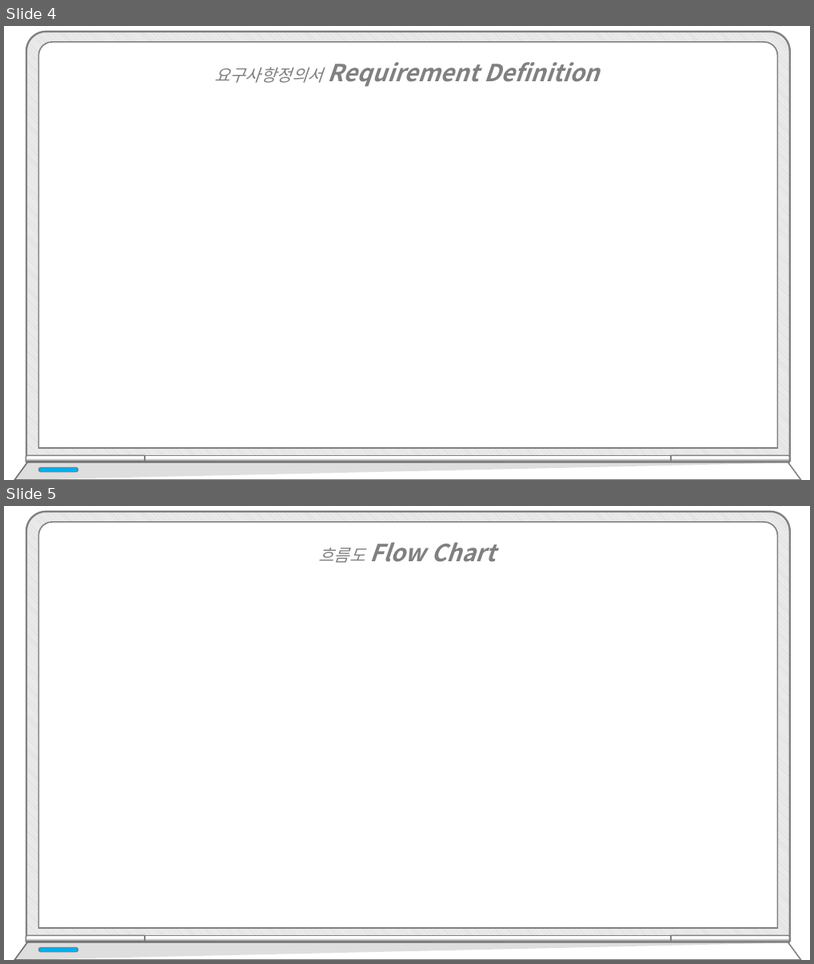
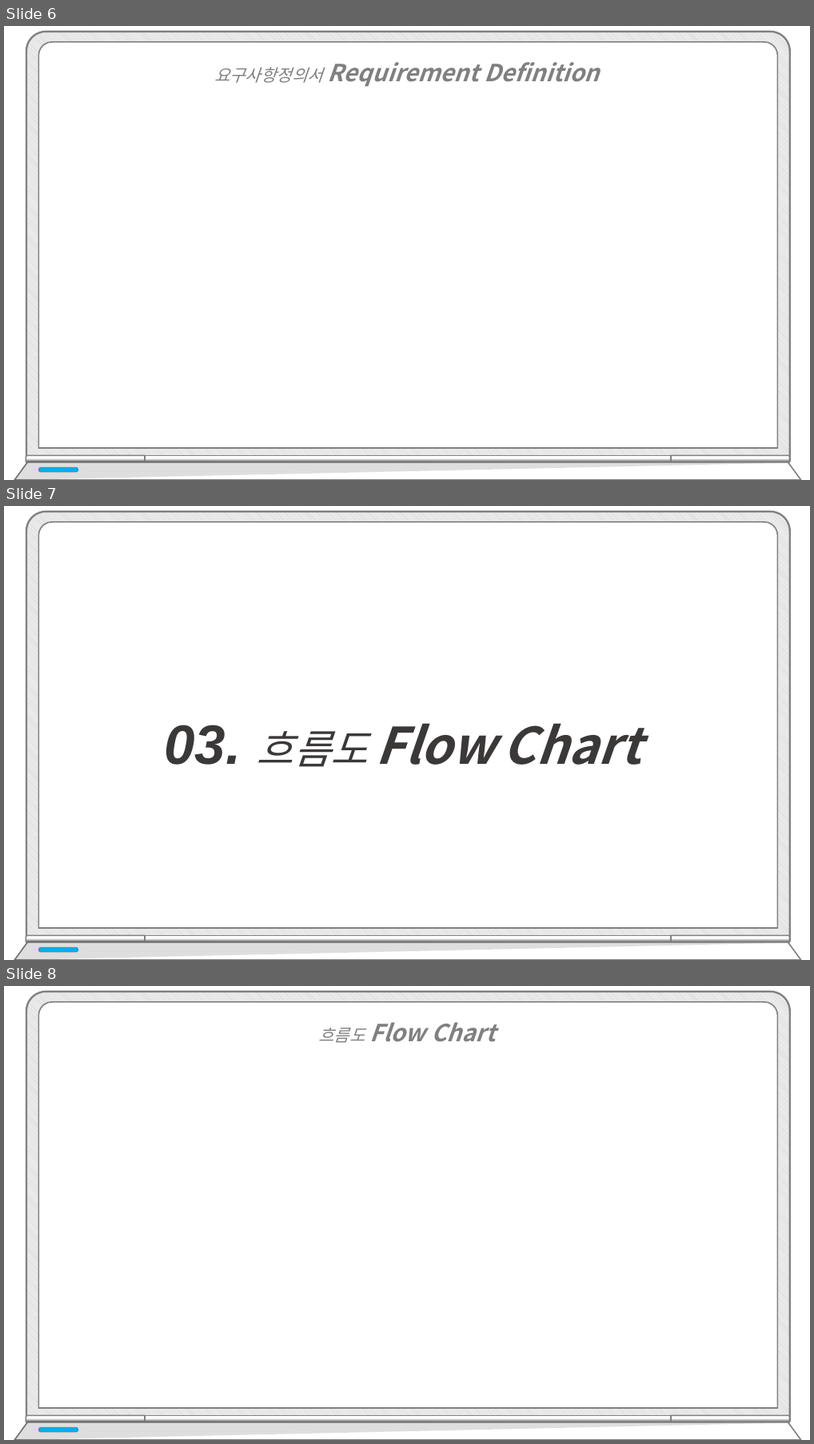
Before and after one commit to hhsw07/ezen-academy-projects, a slide deck: WebContent/발표/프로젝트5.pptx. Shown one above the other, each under a label of ours: slides 4 and 5 before the commit, slides 6, 7 and 8 after it. The pictures are 814x964 and 814x1444 pixels, drawn with LibreOffice and Linux fonts; fonts in the diff are those of the drawing; background and template pictures are left out. Boxes give left, top, right and bottom in pixels: in the first picture for what was removed or moved away, otherwise in the second. Text is boxed around its words. In the diff, an @@ line names an element or a change of style, - is before the commit and + after.

```diff
--- a/WebContent/발표/프로젝트5.pptx
+++ b/WebContent/발표/프로젝트5.pptx
@@ slide 7 added at [4, 506, 810, 960], background #FFFFFF @@
@@ text added at [164, 723, 642, 767], 60 pt, text #3B3838, bold, italic @@
+03. 흐름도 Flow Chart
@@ group added at [14, 512, 802, 960]: 5 round same rects, 2 freeform shapes, 1 rounded rectangle @@
@@ what was slide 4 is now slide 6 @@
@@ what was slide 5 is now slide 8 @@
```
Also in this commit, not shown: 1 slide changed, 5 other slides added.
